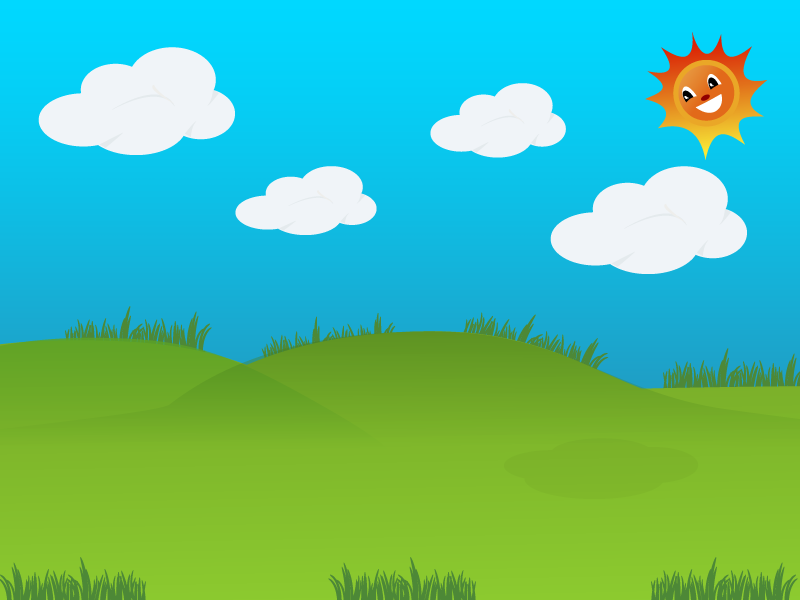
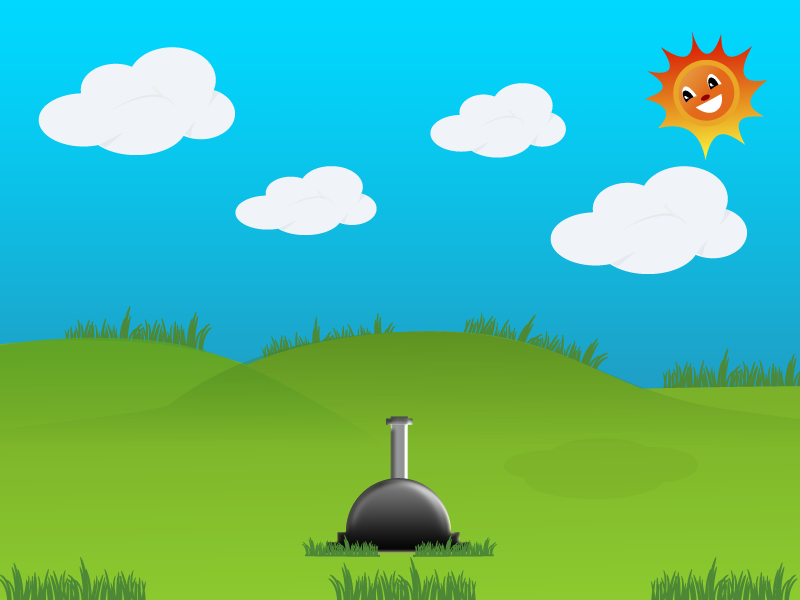
Two versions of the same layered image (800px x 600px). Layer-by-layer changes:
added group "Cañon" with 4 layers above "Background" over [301, 416, 498, 557]
added layer "Pasto copy 3" in group "Cañon" over [301, 534, 380, 557]
added layer "Pasto copy 2" in group "Cañon" over [413, 534, 498, 557]
added layer "base" in group "Cañon" over [326, 478, 470, 553]
added layer "Caño" in group "Cañon" over [386, 416, 413, 518]
added group "Background" with 16 layers above "Layer 2" over [301, 416, 498, 557]
moved "Colinas" into group "Background" over [301, 416, 498, 557]
moved "Cielo" into group "Background" over [301, 416, 498, 557]
